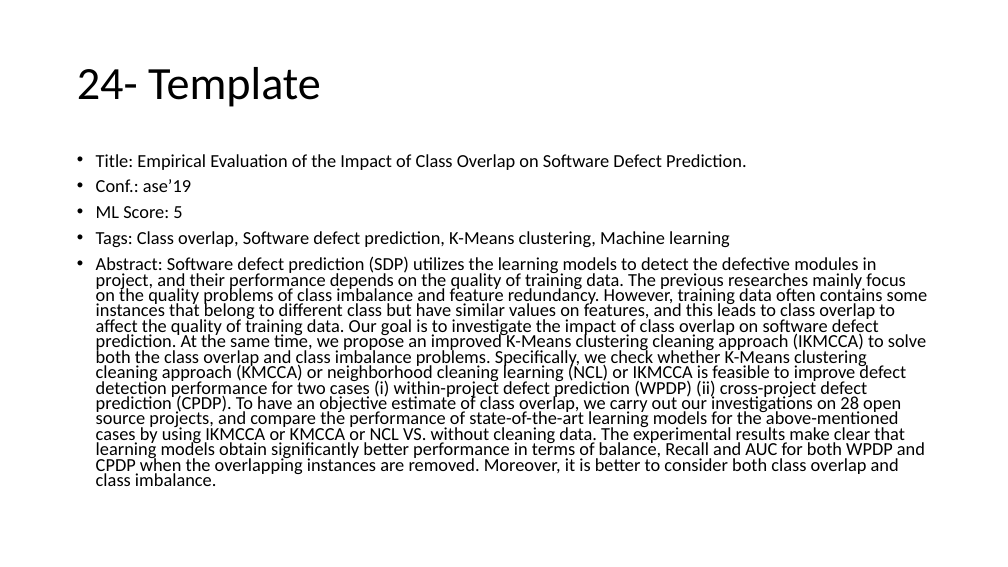
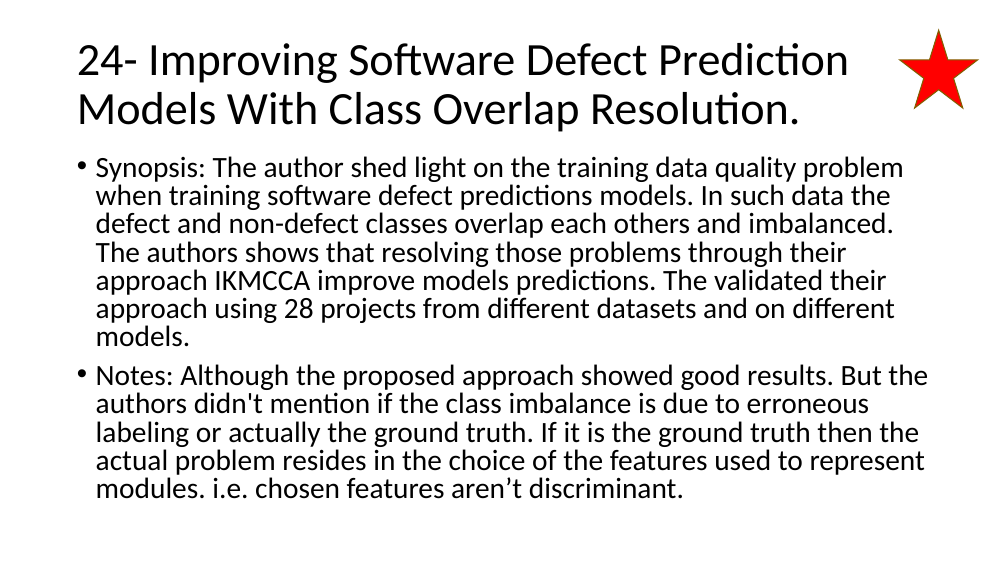
Before and after one commit to AhmadM-DL/SEML, a slide deck: slide 62 of SEML.pptx. Drawn at 1008x567 pixels with LibreOffice and Linux fonts; fonts in the diff are those of the drawing. Boxes give left, top, right and bottom in pixels: in the first picture for what was removed or moved away, otherwise in the second. Text is boxed around its words. In the diff, an @@ line names an element or a change of style, - is before the commit and + after.

```diff
--- a/SEML.pptx
+++ b/SEML.pptx
@@ title at (77,43,849,132): text changed @@
-24- Template
+24- Improving Software Defect Prediction Models With Class Overlap Resolution.
@@ star added at (900,30,978,108), fill #FF0000, outline #806000 1 pt @@
@@ text at (96,156,928,499): text changed; size 17.5 to 28 pt @@
-• Title: Empirical Evaluation of the Impact of Class Overlap on Software Defect Prediction.
-• Conf.: ase’19
-• ML Score: 5
-• Tags: Class overlap, Software defect prediction, K-Means clustering, Machine learning
-• Abstract: Software defect prediction (SDP) utilizes the learning models to detect the defective modules in project, and their performance depends on the quality of training data. The previous researches mainly focus on the quality problems of class imbalance and feature redundancy. However, training data often contains some instances that belong to different class but have similar values on features, and this leads to class overlap to affect the quality of training data. Our goal is to investigate the impact of class overlap on software defect prediction. At the same time, we propose an improved K-Means clustering cleaning approach (IKMCCA) to solve both the class overlap and class imbalance problems. Specifically, we check whether K-Means clustering cleaning approach (KMCCA) or neighborhood cleaning learning (NCL) or IKMCCA is feasible to improve defect detection performance for two cases (i) within-project defect prediction (WPDP) (ii) cross-project defect prediction (CPDP). To have an objective estimate of class overlap, we carry out our investigations on 28 open source projects, and compare the performance of state-of-the-art learning models for the above-mentioned cases by using IKMCCA or KMCCA or NCL VS. without cleaning data. The experimental results make clear that learning models obtain significantly better performance in terms of balance, Recall and AUC for both WPDP and CPDP when the overlapping instances are removed. Moreover, it is better to consider both class overlap and class imbalance.
+• Synopsis: The author shed light on the training data quality problem when training software defect predictions models. In such data the defect and non-defect classes overlap each others and imbalanced. The authors shows that resolving those problems through their approach IKMCCA improve models predictions. The validated their approach using 28 projects from different datasets and on different models.
+• Notes: Although the proposed approach showed good results. But the authors didn't mention if the class imbalance is due to erroneous labeling or actually the ground truth. If it is the ground truth then the actual problem resides in the choice of the features used to represent modules. i.e. chosen features aren’t discriminant.
```
Also in this commit, not shown: 1 other slide changed, 1 slide added, 1 slide removed, 1 other file.
